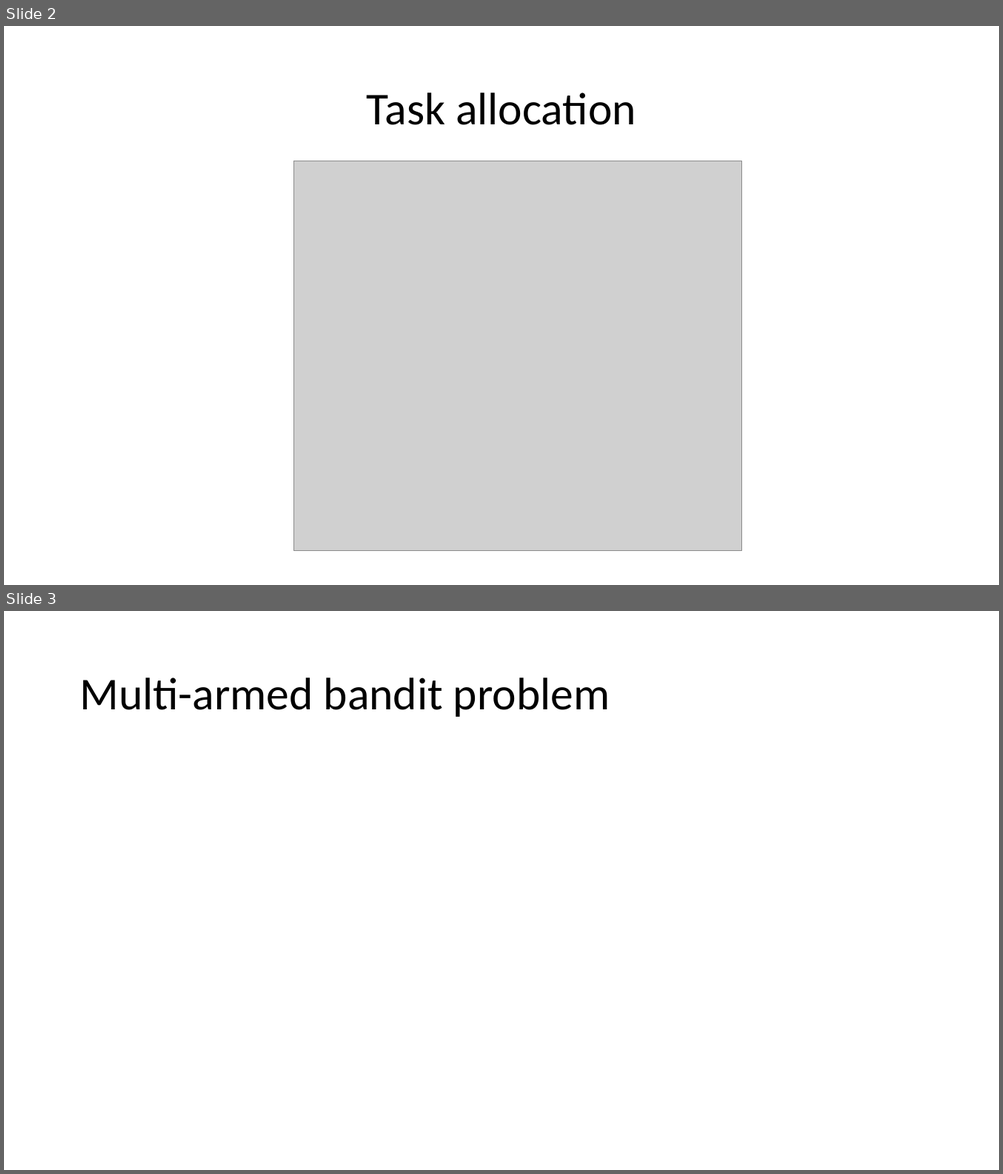
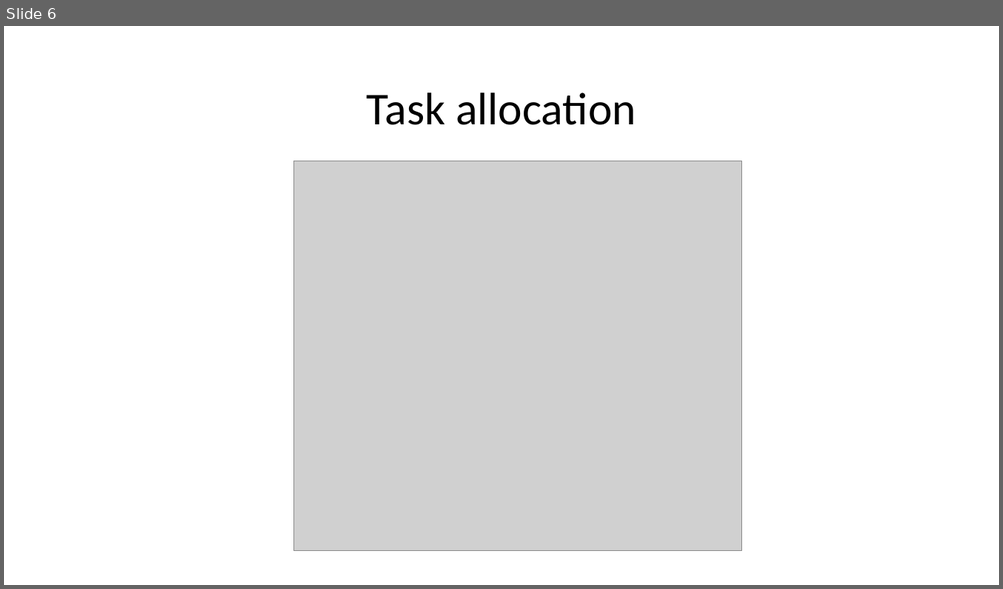
Before and after one commit to lemondy/MABPaper, a slide deck: paper/MAB_TA.pptx. Shown one above the other, each under a label of ours: slides 2 and 3 before the commit, slide 6 after it. The pictures are 1003x1174 and 1003x589 pixels, drawn with LibreOffice and Linux fonts; fonts in the diff are those of the drawing; grey boxes stand for pictures. Boxes give left, top, right and bottom in pixels: in the first picture for what was removed or moved away, otherwise in the second. Text is boxed around its words. In the diff, an @@ line names an element or a change of style, - is before the commit and + after.

```diff
--- a/paper/MAB_TA.pptx
+++ b/paper/MAB_TA.pptx
@@ slide 3 removed at (x1=4, y1=611, x2=999, y2=1170), background #FFFFFF @@
@@ title removed at (x1=79, y1=678, x2=610, y2=717) @@
-Multi-armed bandit problem
@@ what was slide 2 is now slide 6 @@
```
Also in this commit, not shown: 2 slides changed, 4 slides added.
